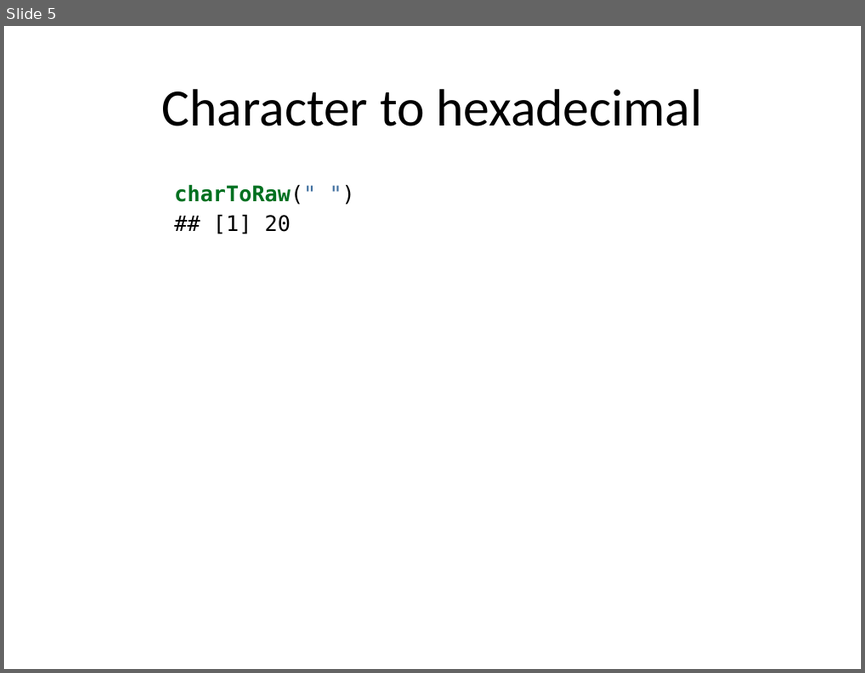
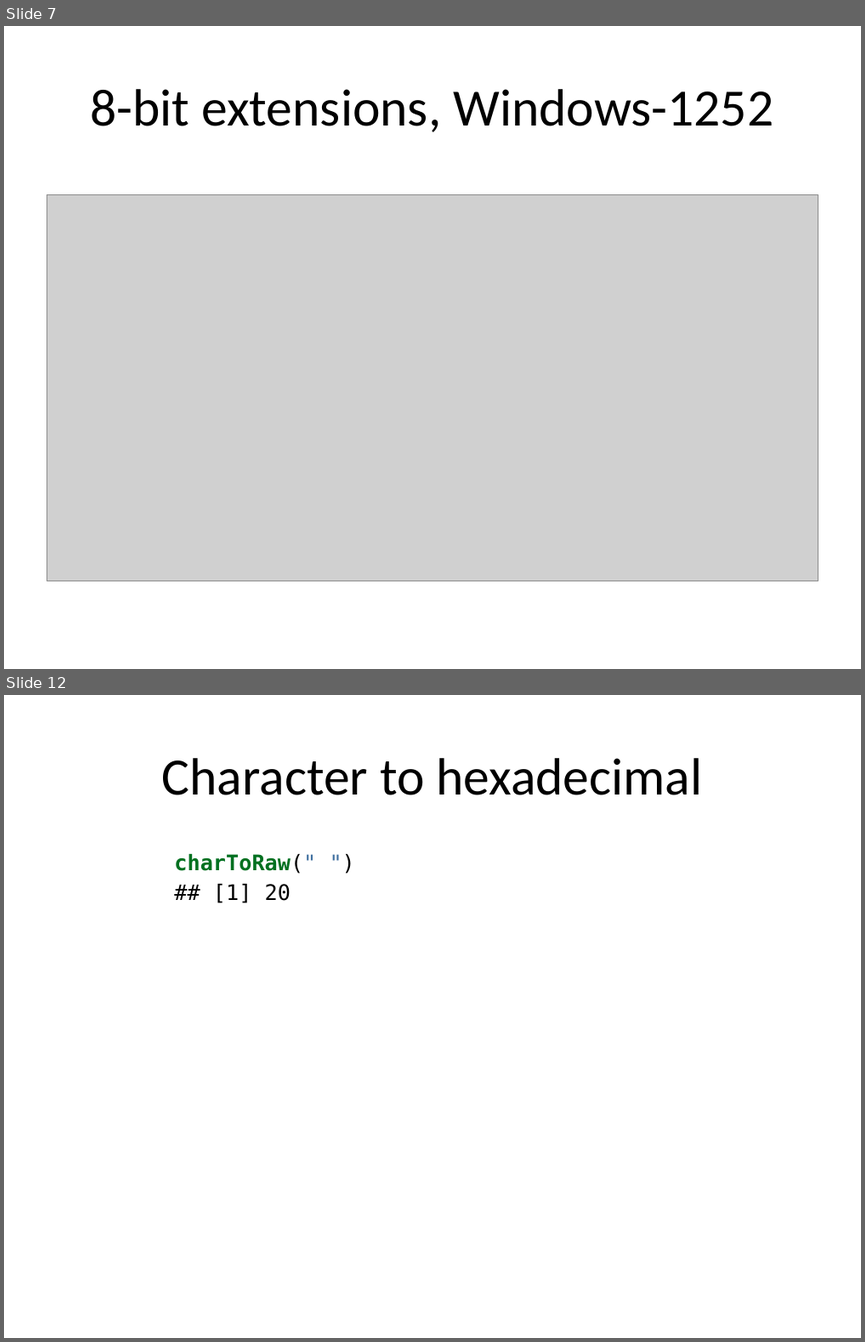
Before and after one commit to pmean/oddball-characters, a slide deck: results/oddball-characters.pptx. Shown one above the other, each under a label of ours: slide 5 before the commit, slides 7 and 12 after it; the slides between them are not shown. The pictures are 865x673 and 865x1342 pixels, drawn with LibreOffice and Linux fonts; fonts in the diff are those of the drawing; grey boxes stand for pictures. Boxes give left, top, right and bottom in pixels: in the first picture for what was removed or moved away, otherwise in the second. Text is boxed around its words. In the diff, an @@ line names an element or a change of style, - is before the commit and + after.

```diff
--- a/results/oddball-characters.pptx
+++ b/results/oddball-characters.pptx
@@ slide 7 added at (4,26,861,669), background #FFFFFF @@
@@ title added at (90,89,773,132), 44 pt, text #000000 @@
+8-bit extensions, Windows-1252
@@ picture added at (46,195,818,580) @@
@@ what was slide 5 is now slide 12 @@
```
Also in this commit, not shown: 2 slides changed, 16 other slides added, 9 other files.
